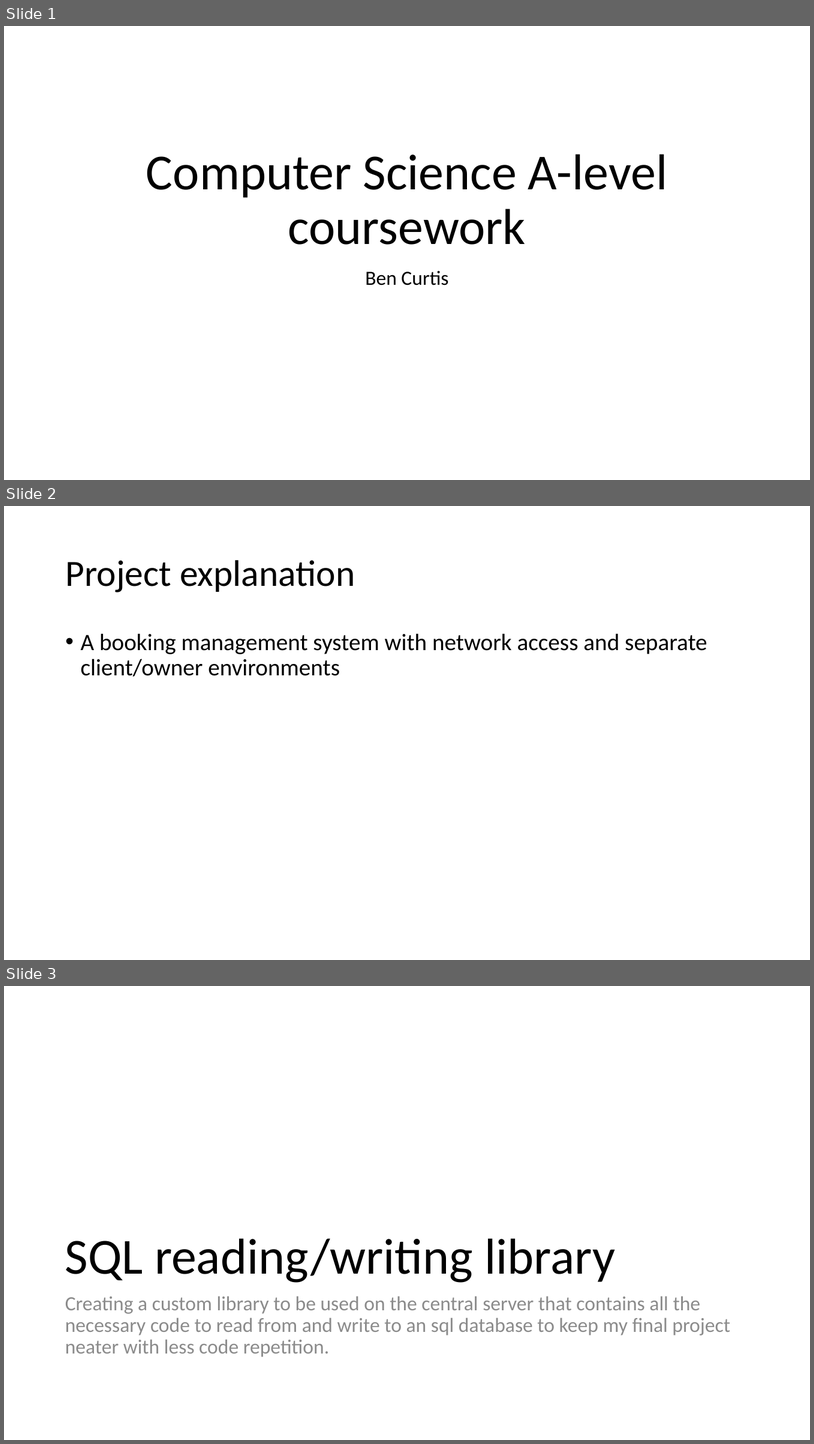
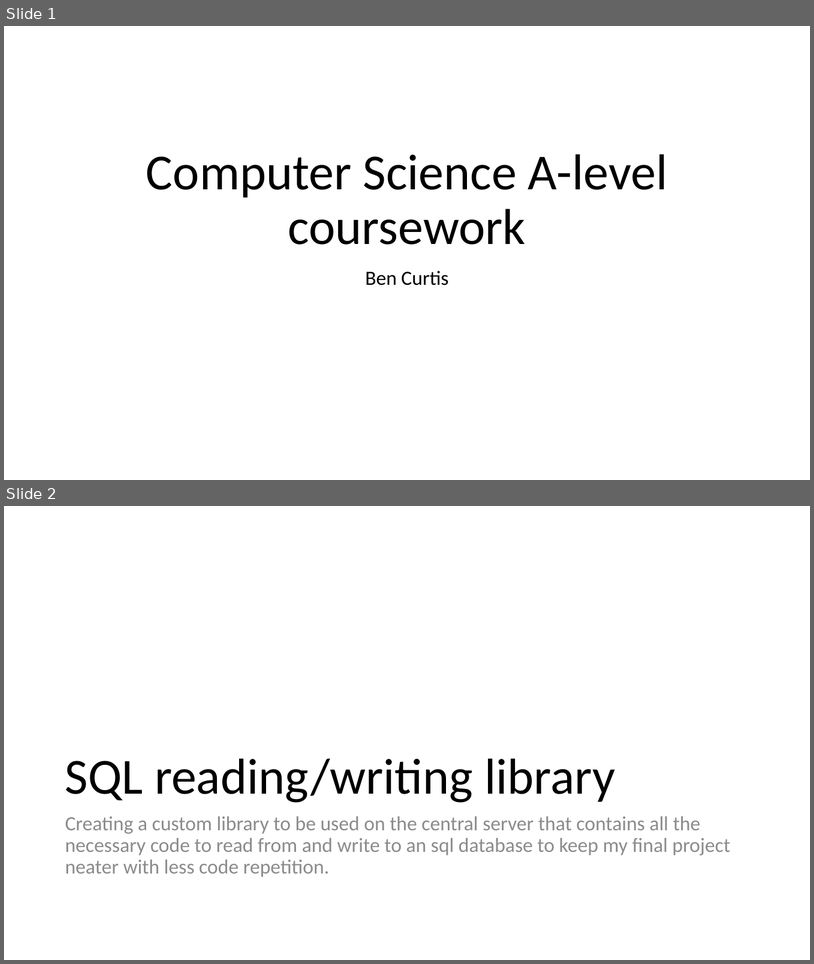
Before and after one commit to curtben1/actualCoursework, a slide deck: dev log.pptx. Shown one above the other, each under a label of ours: slides 1, 2 and 3 before the commit, slides 1 and 2 after it. The pictures are 814x1444 and 814x964 pixels, drawn with LibreOffice and Linux fonts; fonts in the diff are those of the drawing. Boxes give left, top, right and bottom in pixels: in the first picture for what was removed or moved away, otherwise in the second. Text is boxed around its words. In the diff, an @@ line names an element or a change of style, - is before the commit and + after.

```diff
--- a/dev log.pptx
+++ b/dev log.pptx
@@ slide 2 removed at [4,506,810,960], background #FFFFFF @@
@@ title removed at [65,560,356,592] @@
-Project explanation
@@ text removed at [81,633,708,676] @@
-• A booking management system with network access and separate client/owner environments
@@ what was slide 3 is now slide 2 @@
```
